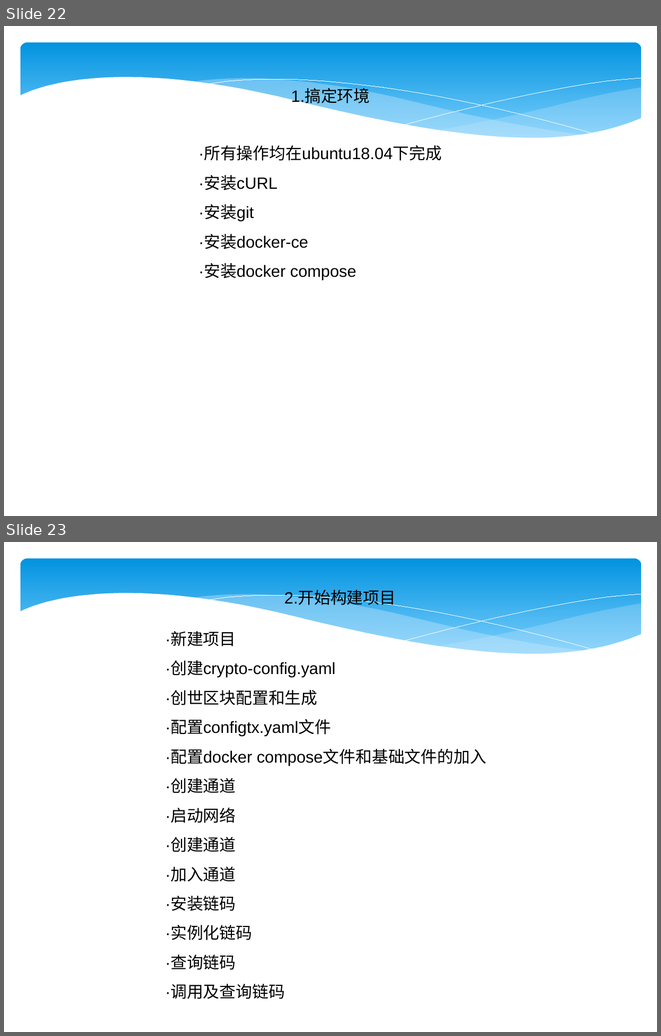
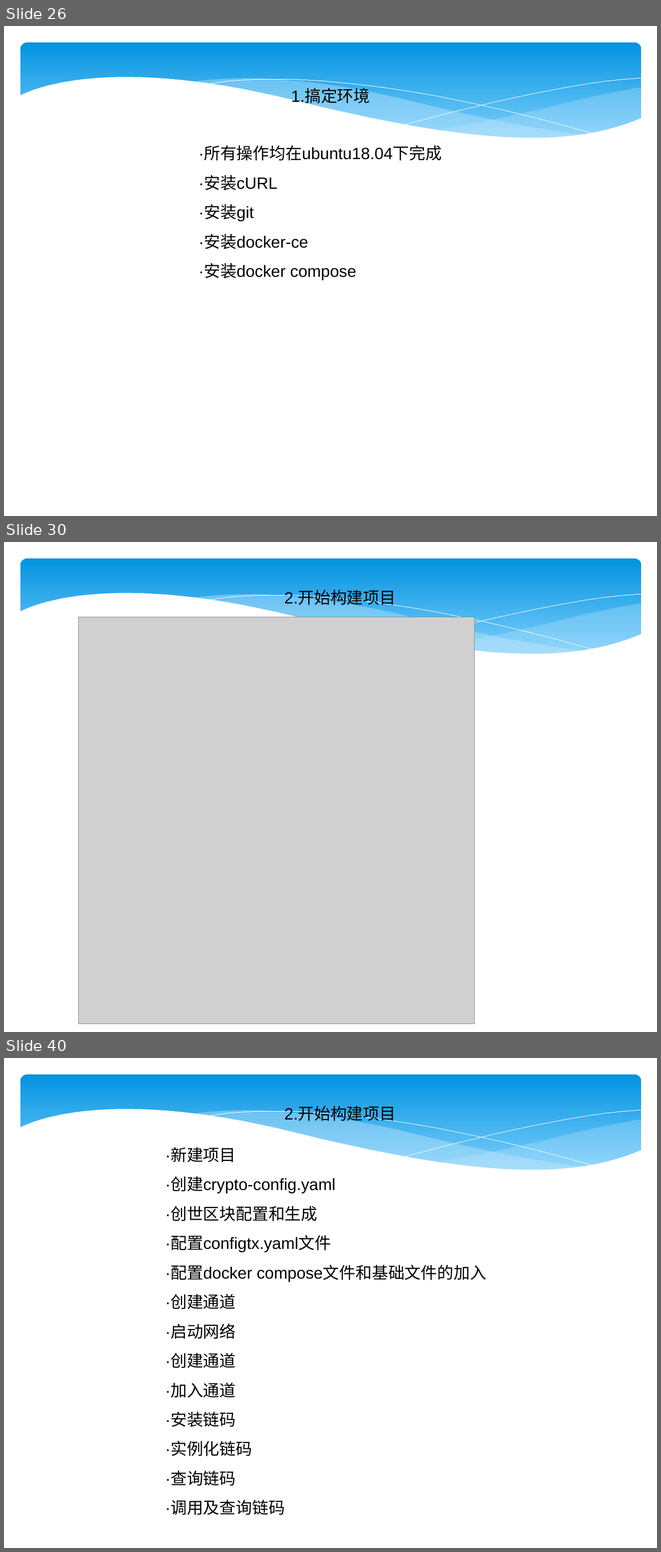
Before and after one commit to 382303784/hyperledger-fabric, a slide deck: fabric.ppt. Shown one above the other, each under a label of ours: slides 22 and 23 before the commit, slides 26, 30 and 40 after it; the slides between them are not shown. The pictures are 661x1036 and 661x1552 pixels, drawn with LibreOffice and Linux fonts; fonts in the diff are those of the drawing; grey boxes stand for pictures. Boxes give left, top, right and bottom in pixels: in the first picture for what was removed or moved away, otherwise in the second. Text is boxed around its words. In the diff, an @@ line names an element or a change of style, - is before the commit and + after.

```diff
--- a/fabric.ppt
+++ b/fabric.ppt
@@ slide 30 added at <box>4,542,657,1032</box>, background #FFFFFF; not listed: 6 template elements that a slide beside it also shows @@
@@ text added at <box>284,591,396,607</box>, 18 pt, text #000000 @@
+2.开始构建项目
@@ picture added at <box>78,617,474,1023</box> @@
@@ what was slide 22 is now slide 26 @@
@@ what was slide 23 is now slide 40 @@
```
Also in this commit, not shown: 1 slide changed, 17 other slides added.
